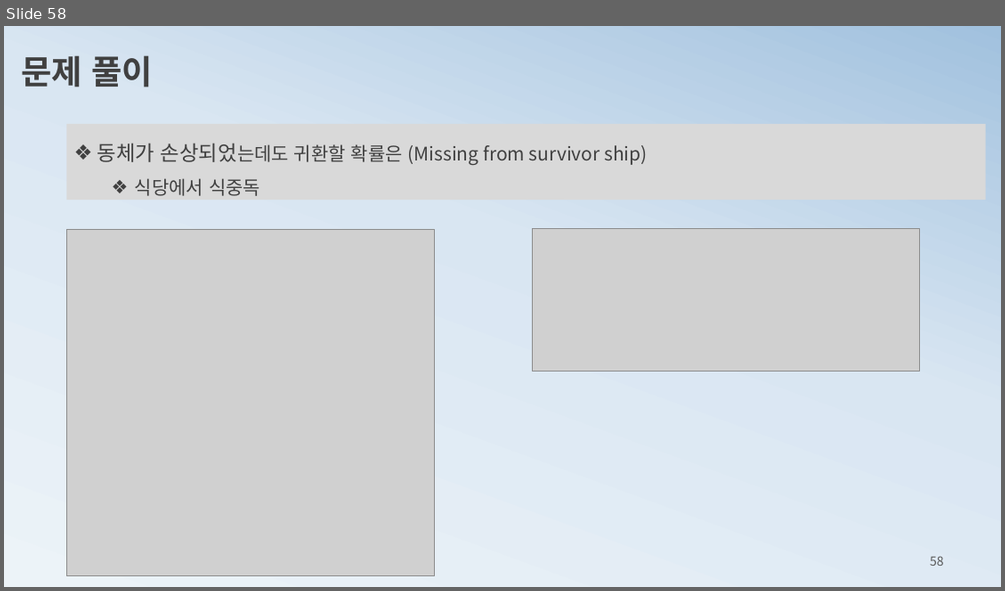
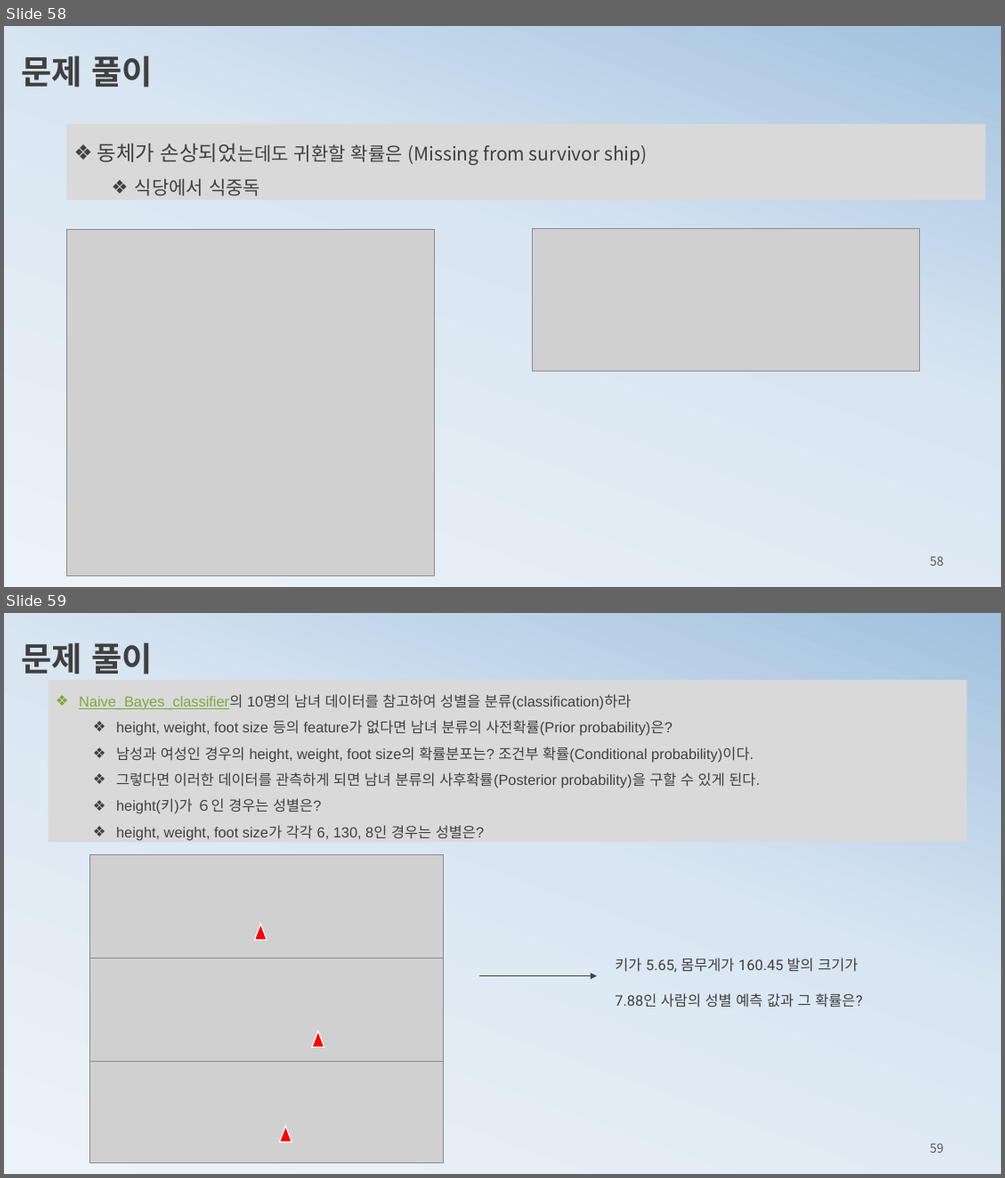
Before and after one commit to ancestor9/mathematics-for-machine-learning, a slide deck: 3_probability theory for machine learning.pptx. Shown one above the other, each under a label of ours: slide 58 before the commit, slides 58 and 59 after it. The pictures are 1005x591 and 1005x1178 pixels, drawn with LibreOffice and Linux fonts; fonts in the diff are those of the drawing; grey boxes stand for pictures. Boxes give left, top, right and bottom in pixels: in the first picture for what was removed or moved away, otherwise in the second. Text is boxed around its words. In the diff, an @@ line names an element or a change of style, - is before the commit and + after.

```diff
--- a/3_probability theory for machine learning.pptx
+++ b/3_probability theory for machine learning.pptx
@@ slide 59 added at bbox=[4, 613, 1001, 1174], background gradient #ECF3F8 to #D9E6F2 to #A1C1DE @@
@@ text added at bbox=[21, 642, 153, 674], 32 pt, text #404040, bold @@
+문제 풀이
@@ rectangle added at bbox=[48, 680, 966, 842], fill #D9D9D9, 14 pt, text #404040 @@
+❖ Naive_Bayes_classifier의 10명의 남녀 데이터를 참고하여 성별을 분류(classification)하라
+  ❖ height, weight, foot size 등의 feature가 없다면 남녀 분류의 사전확률(Prior probability)은?
+  ❖ 남성과 여성인 경우의 height, weight, foot size의 확률분포는? 조건부 확률(Conditional probability)이다.
+  ❖ 그렇다면 이러한 데이터를 관측하게 되면 남녀 분류의 사후확률(Posterior probability)을 구할 수 있게 된다.
+  ❖ height(키)가 ６인 경우는 성별은?
+  ❖ height, weight, foot size가 각각 6, 130, 8인 경우는 성별은?
@@ text added at bbox=[615, 957, 862, 1007], 14 pt, text #404040 @@
+키가 5.65, 몸무게가 160.45 발의 크기가 7.88인 사람의 성별 예측 값과 그 확률은?
@@ arrow added from (479, 976) to (596, 976), #404040 1.5 pt @@
@@ group added at bbox=[90, 855, 443, 1163]: 3 pictures, 3 flow chart extracts @@
@@ page number added at bbox=[930, 1143, 944, 1152], 12 pt, text #595959 @@
+59
```
Also in this commit, not shown: 1 slide changed, 1 slide removed.
